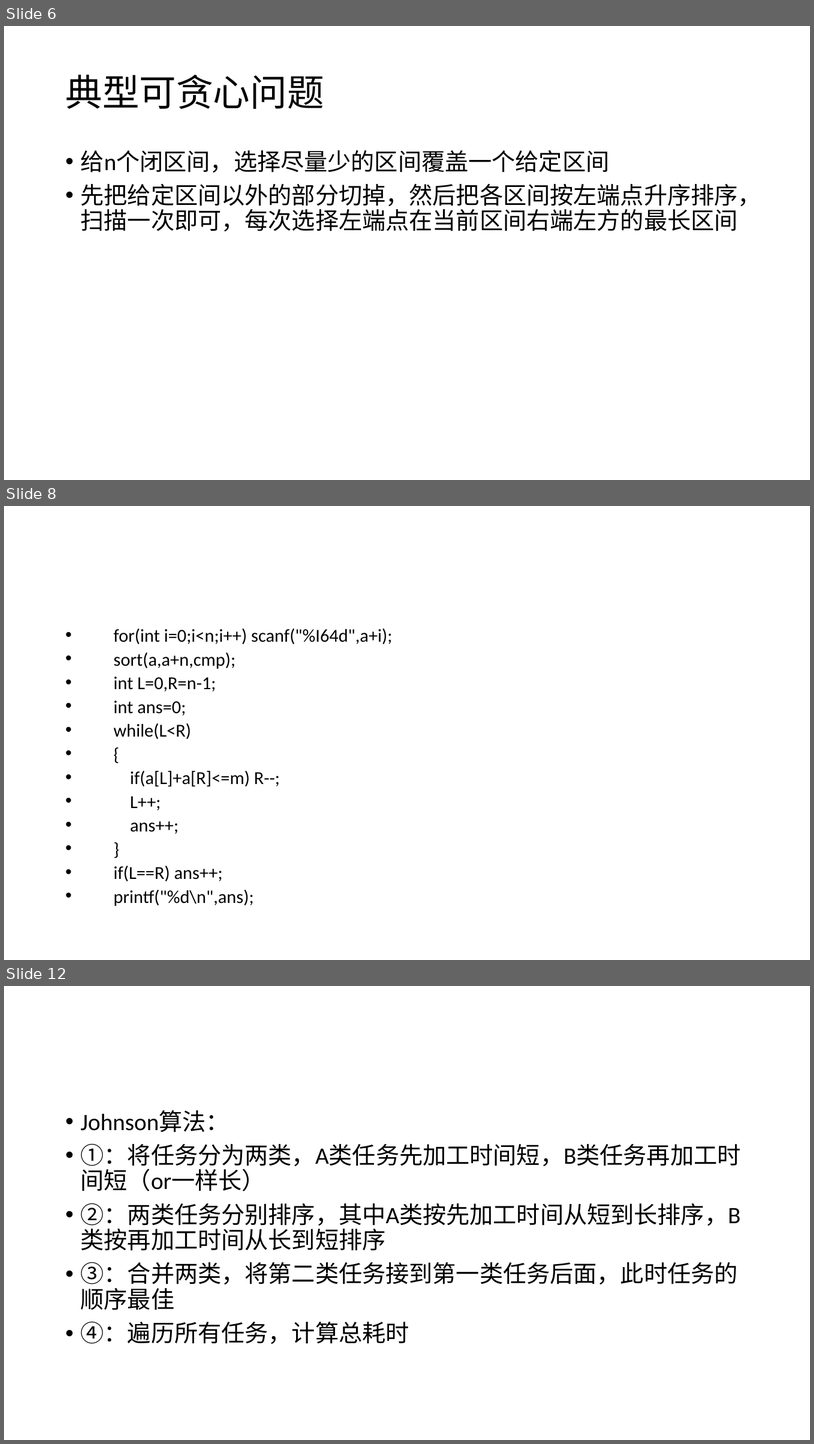
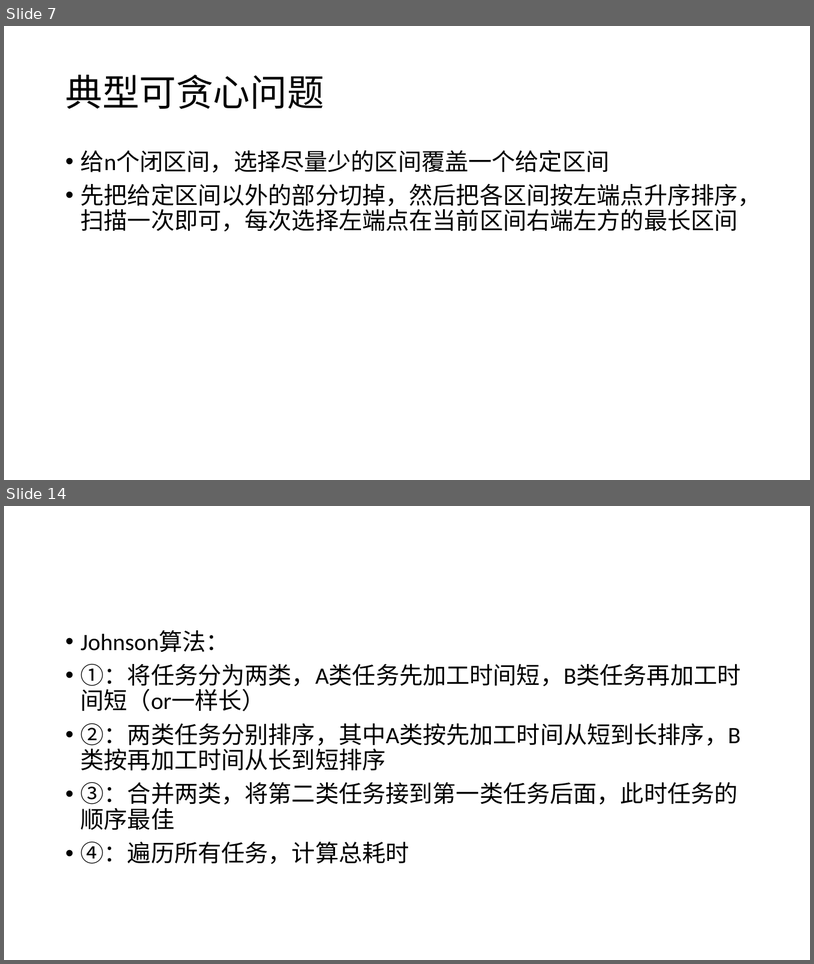
Before and after one commit to plus7wist/accepted-codes, a slide deck: notes/贪心.pptx. Shown one above the other, each under a label of ours: slides 6, 8 and 12 before the commit, slides 7 and 14 after it; the slides between them are not shown. The pictures are 814x1444 and 814x964 pixels, drawn with LibreOffice and Linux fonts; fonts in the diff are those of the drawing. Boxes give left, top, right and bottom in pixels: in the first picture for what was removed or moved away, otherwise in the second. Text is boxed around its words. In the diff, an @@ line names an element or a change of style, - is before the commit and + after.

```diff
--- a/notes/贪心.pptx
+++ b/notes/贪心.pptx
@@ slide 8 removed at box(4, 506, 810, 960), background #FFFFFF @@
@@ text removed at box(114, 628, 392, 906) @@
-• for(int i=0;i<n;i++) scanf("%I64d",a+i);
-• sort(a,a+n,cmp);
-• int L=0,R=n-1;
-• int ans=0;
-• while(L<R)
-• {
-• if(a[L]+a[R]<=m) R--;
-• L++;
-• ans++;
-• }
-• if(L==R) ans++;
-• printf("%d\n",ans);
@@ what was slide 6 is now slide 7 @@
@@ what was slide 12 is now slide 14 @@
```
Also in this commit, not shown: 3 slides changed, 4 slides added, 1 other slide removed, 5 other files.
